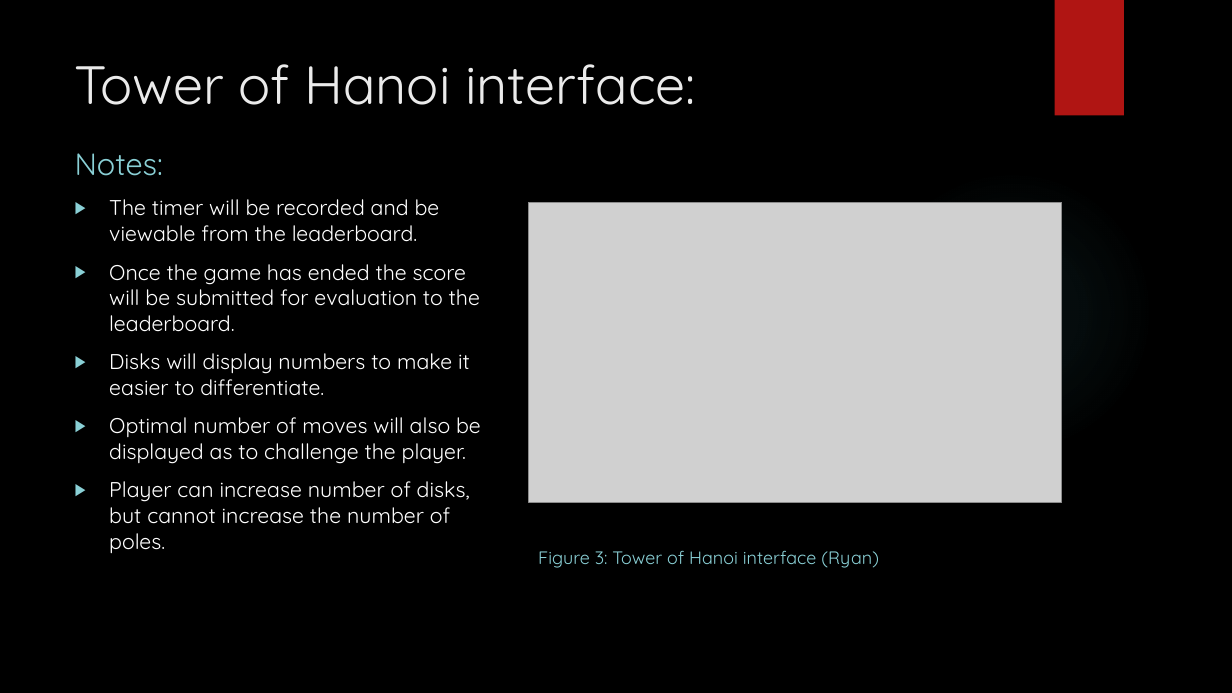
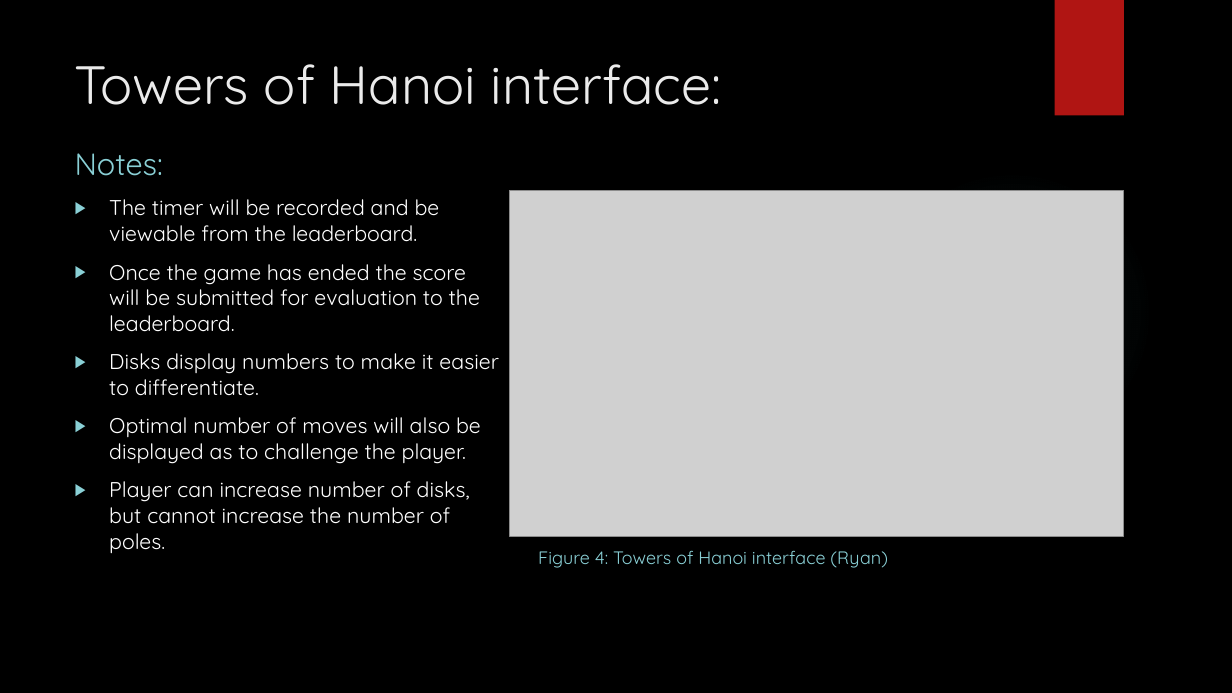
Before and after one commit to IgnitionOrk/SCaR_Arcade, a slide deck: slide 8 of SCaRArcade.pptx (slide 10 before the commit). Drawn at 1232x693 pixels with LibreOffice and Linux fonts; fonts in the diff are those of the drawing; grey boxes stand for pictures; background and template pictures are left out. Boxes give left, top, right and bottom in pixels: in the first picture for what was removed or moved away, otherwise in the second. Text is boxed around its words. In the diff, an @@ line names an element or a change of style, - is before the commit and + after.

```diff
--- a/SCaRArcade.pptx
+++ b/SCaRArcade.pptx
@@ title at (x1=75, y1=64, x2=722, y2=105): text changed @@
-Tower of Hanoi interface:
+Towers of Hanoi interface:
@@ picture resized from (x1=529, y1=202, x2=1062, y2=503) to (x1=509, y1=190, x2=1124, y2=536) @@
@@ text at (x1=109, y1=353, x2=499, y2=396): text changed @@
-▶ Disks will display numbers to make it easier to differentiate.
+▶ Disks display numbers to make it easier to differentiate.
@@ text at (x1=538, y1=551, x2=888, y2=568): text changed @@
-Figure 3: Tower of Hanoi interface (Ryan)
+Figure 4: Towers of Hanoi interface (Ryan)
```
Also in this commit, not shown: 8 other slides changed, 3 slides added, 8 slides removed, 1 other file.
